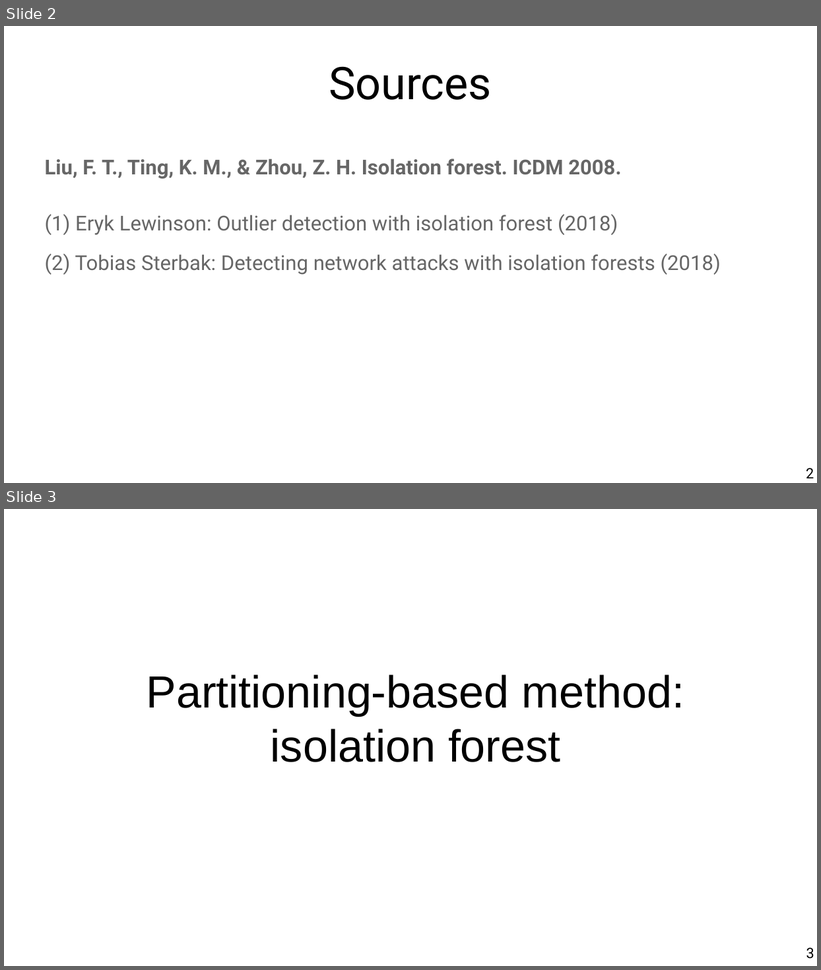
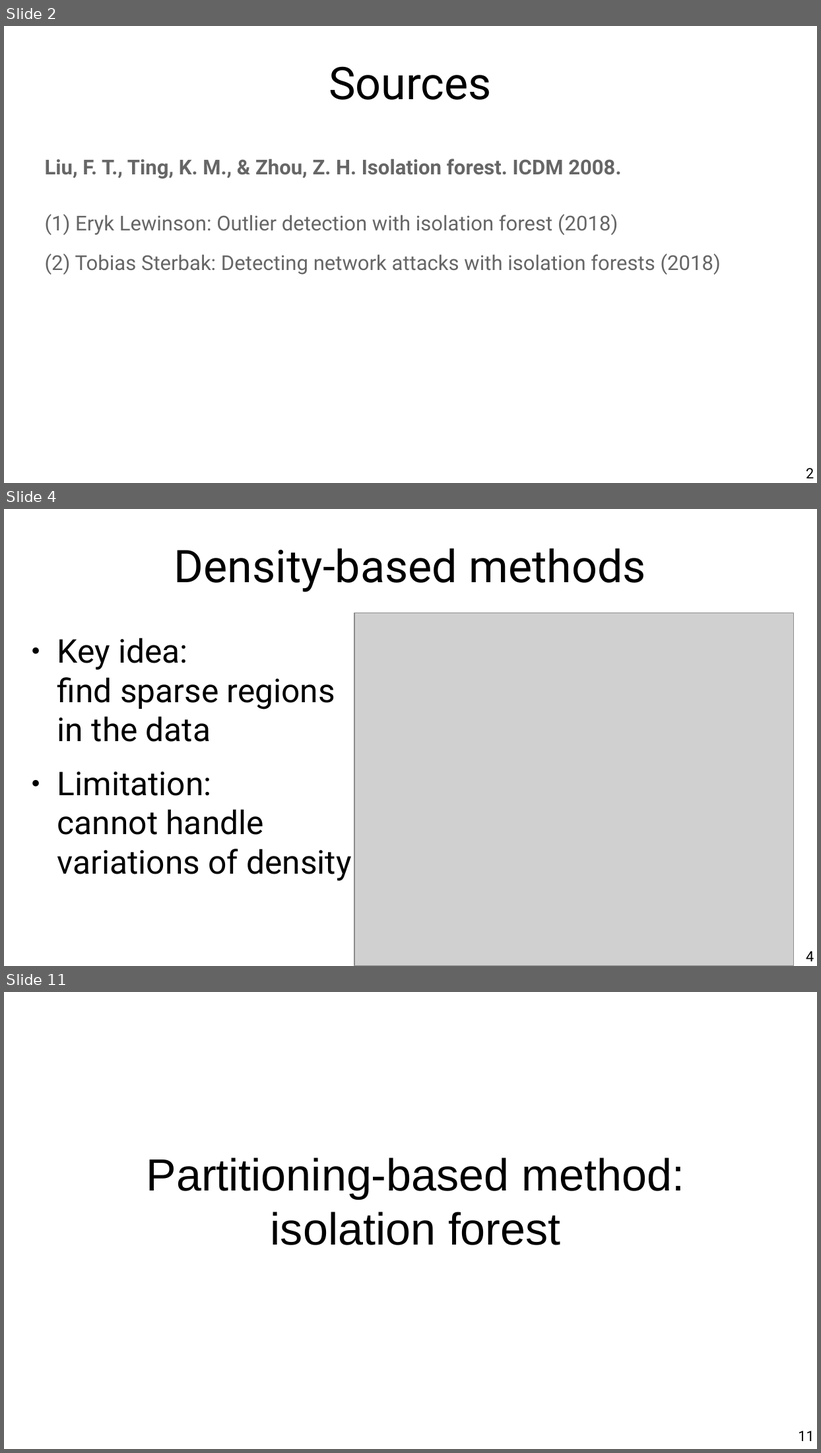
Before and after one commit to chatox/data-mining-course, a slide deck: theory/odp/tt21_outliers_isolation.odp. Shown one above the other, each under a label of ours: slides 2 and 3 before the commit, slides 2, 4 and 11 after it; the slides between them are not shown. The pictures are 821x970 and 821x1453 pixels, drawn with LibreOffice and Linux fonts; fonts in the diff are those of the drawing; grey boxes stand for pictures. Boxes give left, top, right and bottom in pixels: in the first picture for what was removed or moved away, otherwise in the second. Text is boxed around its words. In the diff, an @@ line names an element or a change of style, - is before the commit and + after.

```diff
--- a/theory/odp/tt21_outliers_isolation.odp
+++ b/theory/odp/tt21_outliers_isolation.odp
@@ slide 4 added at (x1=4, y1=509, x2=817, y2=966), background #FFFFFF @@
@@ title added at (x1=174, y1=548, x2=646, y2=592), 44 pt, text #000000 @@
+Density-based methods
@@ picture added at (x1=354, y1=613, x2=794, y2=966) @@
@@ text added at (x1=57, y1=638, x2=351, y2=881), 32 pt, text #000000 @@
+● Key idea:
+  find sparse regions in the data
+● Limitation:
+  cannot handle variations of density
@@ page number added at (x1=806, y1=951, x2=814, y2=962), 14 pt, text #000000 @@
+4
@@ what was slide 3 is now slide 11 @@
@@ page number at (x1=798, y1=1431, x2=814, y2=1441): text changed @@
-3
+11
```
Also in this commit, not shown: 11 slides changed, 8 other slides added, 1 slide removed, 2 other files.
